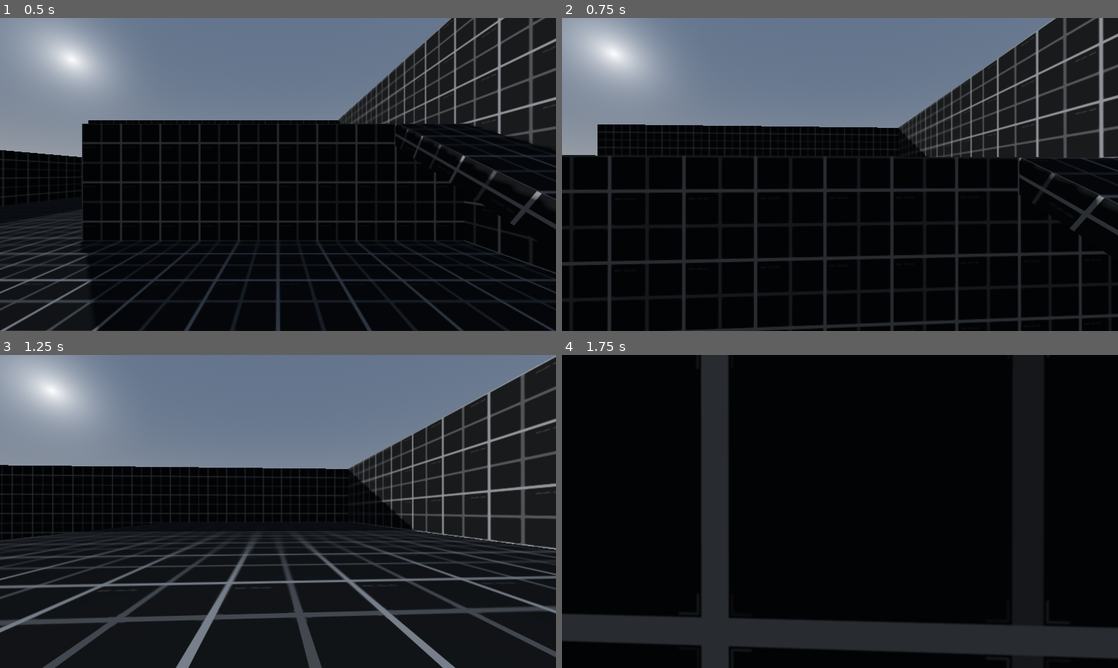
Above: before the commit, frames 1-4 (two rows, left to right).
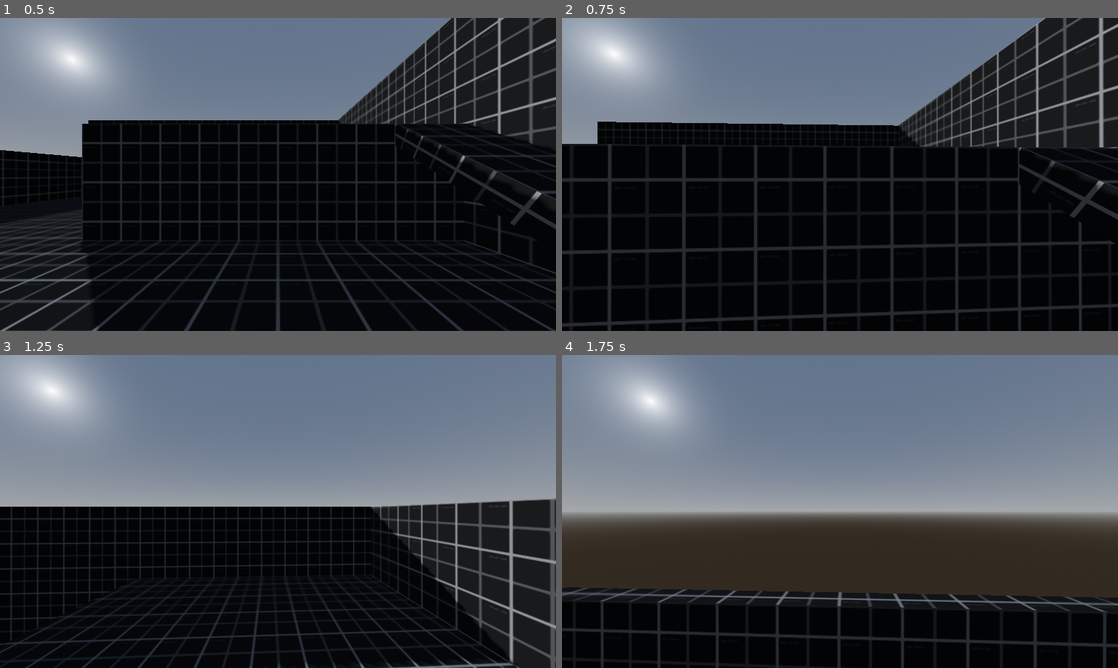
Above: after the commit, the same moments.

Repository: rbarongr/GodotFirstPersonController
Game: Godot game, scene res://Sandbox.tscn
The game is run twice, just before and just after one commit, with the same random seed, the same clock (stepped at 60 frames per second) and the same inputs.
Inputs (mouse positions are in pixels of both pictures, inside the frame that each line leads up to):
- Up to frame 1 (0.5 s): no input
- Up to frame 2 (0.75 s): tap Enter at 0.5 s; move the mouse to (867, 174) at 0.52 s; hold W (move_forward) from 0.53 s (still down); tap Space (jump) at 0.6 s
- Up to frame 3 (1.25 s): keep holding W (move_forward); tap Space (jump) at 0.77, 1.07 s; tap Q (jump_secondary, bound only after the commit) at 0.8 s
- Up to frame 4 (1.75 s): keep holding W (move_forward); move the mouse to (812, 511) at 1.27 s; tap Q (jump_secondary, bound only after the commit) at 1.35 s; tap Space (jump) at 1.52, 1.55 s

Frame 1 is identical in both runs. In frame 2, 9.9% of the frame differs, in the area x 0-100%, y 0-100%; in frame 3, 33%; in frame 4, 85%.

Commit message:
implemented secondary jump button

Diff:
--- a/Player/player.gd
+++ b/Player/player.gd
@@ -8,15 +8,21 @@
 # how fast the player goes into crouch position
 @export_range(1, 35, 1) var speed_crouching: float = 20
 
+@export_range(0, 10, 1) var height_default: float = 1.5
+@export_range(0, 10, 1) var height_crouched: float = 0.5
+
 @export_range(10, 400, 1) var acceleration: float = 10000 # m/s^2
 
-@export_range(0.1, 3.0, 0.1) var jump_height: float = 1.5 # m
+@export_range(0.1, 3.0, 0.1) var jump_height_primary: float = 1.5 # m
+@export_range(0.1, 3.0, 0.1) var jump_height_secondary: float = 3
+@export var jump_secondary_allowed: bool = true
+
 @export_range(0.1, 9.25, 0.05, "or_greater") var camera_sens: float = 4
 
 var speed: float = speed_run
 
 var jumping: bool = false
-var speed_walking: bool = false
+var jumping_secondary: bool = false
 
 var mouse_captured: bool = false
 
@@ -43,6 +49,7 @@
 	if Input.is_action_just_released("move_crouch"): speed = speed_run
 
 	if Input.is_action_just_pressed("jump"): jumping = true
+	if Input.is_action_just_pressed("jump_secondary"): jumping_secondary = true
 
 	if Input.is_action_just_pressed("exit"): get_tree().quit()
 
@@ -79,8 +86,17 @@
 
 func _jump(delta: float) -> Vector3:
 	if jumping:
-		if is_on_floor(): jump_vel = Vector3(0, sqrt(4 * jump_height * gravity), 0)
 		jumping = false
+
+		if is_on_floor():
+			jump_vel = Vector3(0, sqrt(4 * jump_height_primary * gravity), 0)
+			return jump_vel
+
+	if jump_secondary_allowed and jumping_secondary:
+		jumping_secondary = false
+
+		jump_vel = Vector3(0, sqrt(4 * jump_height_secondary * gravity), 0)
 		return jump_vel
+
 	jump_vel = Vector3.ZERO if is_on_floor() else jump_vel.move_toward(Vector3.ZERO, gravity * delta)
 	return jump_vel
--- a/Player/player.tscn
+++ b/Player/player.tscn
@@ -1,14 +1,13 @@
 [gd_scene load_steps=3 format=3 uid="uid://cdk6hwb4hi2wc"]
 
-[ext_resource type="Script" path="res://Player/player.gd" id="1_0uu2d"]
+[ext_resource type="Script" path="res://Player/player.gd" id="1_80bwg"]
 
 [sub_resource type="CapsuleShape3D" id="CapsuleShape3D_3rsb5"]
 radius = 0.3
 height = 1.8
 
 [node name="Player" type="CharacterBody3D"]
-script = ExtResource("1_0uu2d")
-jump_height = 2.0
+script = ExtResource("1_80bwg")
 
 [node name="CShape" type="CollisionShape3D" parent="."]
 transform = Transform3D(1, 0, 0, 0, 1, 0, 0, 0, 1, 0, 0.9, 0)
--- a/Sandbox.tscn
+++ b/Sandbox.tscn
@@ -28,7 +28,15 @@
 transform = Transform3D(-0.678961, 0.262875, -0.685499, -0.027831, 0.923814, 0.38183, 0.733646, 0.278326, -0.619918, 0, 6.83834, 0)
 shadow_enabled = true
 
-[node name="Player" parent="." instance=ExtResource("1_8ggbq")]
+[node name="Player" parent="." instance=ExtResource("1_mh60k")]
+speed_run = 10.0
+speed_walk = 5.0
+speed_crouched = 2.0
+speed_crouching = 20.0
+height_default = 1.5
+height_crouched = 0.5
+acceleration = 10000.0
+camera_sens = 4.0
 
 [node name="Platform" type="Node3D" parent="."]
 
--- a/project.godot
+++ b/project.godot
@@ -53,6 +53,11 @@
 , Object(InputEventJoypadButton,"resource_local_to_scene":false,"resource_name":"","device":-1,"button_index":0,"pressure":0.0,"pressed":true,"script":null)
 ]
 }
+jump_secondary={
+"deadzone": 0.5,
+"events": [Object(InputEventKey,"resource_local_to_scene":false,"resource_name":"","device":-1,"window_id":0,"alt_pressed":false,"shift_pressed":false,"ctrl_pressed":false,"meta_pressed":false,"pressed":false,"keycode":0,"physical_keycode":81,"key_label":0,"unicode":120,"echo":false,"script":null)
+]
+}
 exit={
 "deadzone": 0.5,
 "events": [Object(InputEventKey,"resource_local_to_scene":false,"resource_name":"","device":0,"window_id":0,"alt_presse …(181 unchanged characters)…
@@ -89,3 +94,10 @@
 "events": [Object(InputEventKey,"resource_local_to_scene":false,"resource_name":"","device":-1,"window_id":0,"alt_press …(182 unchanged characters)…
 ]
 }
+
+[rendering]
+
+textures/decals/filter=5
+textures/light_projectors/filter=5
+anti_aliasing/quality/screen_space_aa=1
+anti_aliasing/quality/use_taa=true
Not shown: 2 places in Sandbox.tscn that only renumber resources
